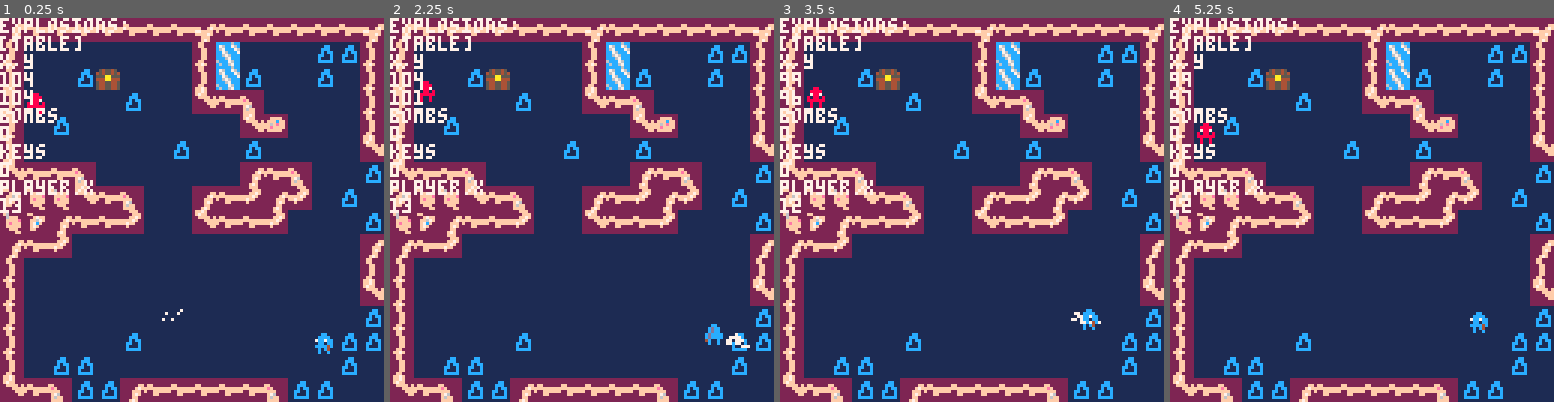
Above: before the commit, frames 1-4 (left to right).
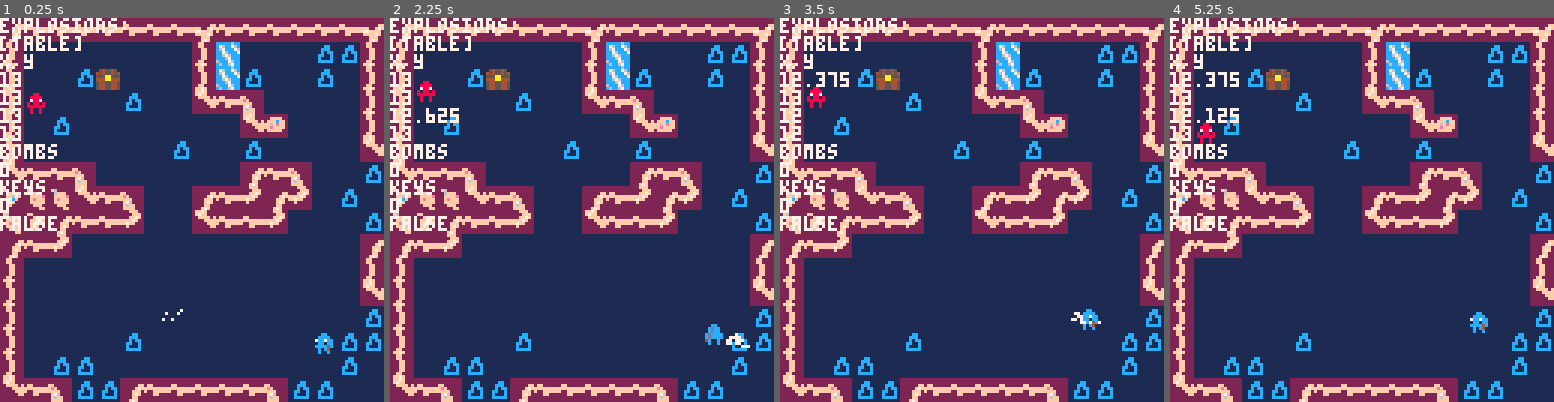
Above: after the commit, the same moments.

Repository: s-france/pico8GameS
Game: PICO-8 cartridge squid.p8
Same seed, same stepped clock (60 frames per second), same inputs: the game is played once before the commit and once after it.
Inputs:
- Up to frame 1 (0.25 s): no input
- Up to frame 2 (2.25 s): tap X (X key) at 0.33, 1.07, 1.85 s; tap O (Z key) at 0.7, 1.7, 2.1 s; hold Right 1.6-2.1 s; hold Up from 2.15 s (still down)
- Up to frame 3 (3.5 s): release Up at 2.42 s; hold Right 2.47-3.03 s; tap O (Z key) at 2.5, 2.9, 3.3 s; tap X (X key) at 2.97 s; hold Left from 3.08 s (still down)
- Up to frame 4 (5.25 s): release Left at 3.58 s; hold Down 3.63-3.97 s; tap O (Z key) every 0.4 s from 3.7 to 4.9 s; hold Right 4.02-4.68 s; tap X (X key) at 4.08, 5.2 s; hold Up 4.73-5.03 s; hold Left from 5.08 s (still down)

The runs differ from the first frame. In frame 1, 1.4% of the frame differs, in the area x 0-25%, y 14-56%; in frame 2, 1.4%; in frame 3, 1.6%; in frame 4, 1.6%.

Commit message:
Update squid.p8

Diff:
--- a/squid.p8
+++ b/squid.p8
@@ -68,14 +68,15 @@
 	print("explosions: ")
 	print(explosions)
 	print("x,y")
-	print(player.x)
-	print(player.y)
+	print(player.x/8)
+	print(ceil(player.x/8))
+	print(player.y/8)
+	print(ceil(player.y/8))
 	print("bombs")
 	print(player.bombs)
 	print("keys")
 	print(player.keys)
-	print("player.x")
-	print(flr(player.x/8))
+	print(player.openflag)
 
 end
 -->8
@@ -682,6 +683,9 @@
 	 end
 	end
 	foreach(cells,explode_tile)
+	del(explosion)
+	del(cells)
+	sfx(6)
 end
 
 function explode_tile(pair)
@@ -689,11 +693,11 @@
 		if fget(mget(pair.xcell,pair.ycell),5) then
 
 		else
-		 sfx(6)
 		 sfx(7)
 			mset(pair.xcell, pair.ycell,20)
 	 end
 	end
+	del(pair)
 end
 -->8
 -- enemy
@@ -706,21 +710,22 @@
 // although we may add in large
 // chests as well
 function openchest(face)
-	local xtemp = player.x/8
-	local ytemp = player.y/8
-	xyestimator(xtemp,ytemp)
+	local pair = {}
+ pair.x = player.x/8
+ pair.y = player.y/8
+	xyestimator(pair.x,pair.y)
 	local contentflag = false
  if face == 0 then
-  player.openflag = fget(mget((xtemp-1),(ytemp-1)), 5)
+  player.openflag = fget(mget((pair.x-1),(pair.y-1)), 5)
   if ( player.openflag == true) then
   	for i=1,4 do
-  		contentflag = fget(mget((xtemp-1),(ytemp-1)), i)
+  		contentflag = fget(mget((pair.x-1),(pair.y-1)), i)
   		if (contentflag == true and i == 1 ) then
   		 player.bombs += 5
-  			mset((xtemp-1),(ytemp-1),24)
+  			mset((pair.x-1),(pair.y-1),24)
   		elseif (contentflag == true and i== 2 ) then
   		 player.keys += 1
-  			mset((xtemp-1),(ytemp-1),24)
+  			mset((pair.x-1),(pair.y-1),24)
   		elseif (contentflag == true and i==3 ) then
   		// player.keys += 1
   		//	mset((player.x/8),(player.y/8-1),24)
@@ -731,16 +736,16 @@
   	end
   end
  elseif face == 1 then
-  player.openflag = fget(mget((xtemp),(ytemp-1)), 5)
+  player.openflag = fget(mget((pair.x),(pair.y-1)), 5)
   if ( player.openflag == true) then
   	for i=1,4 do
-  		contentflag = fget(mget((xtemp),(ytemp-1)), i)
+  		contentflag = fget(mget((pair.x),(pair.y-1)), i)
   		if (contentflag == true and i == 1 ) then
   		 player.bombs += 5
-  			mset((xtemp),(ytemp-1),24)
+  			mset((pair.x),(pair.y-1),24)
   		elseif (contentflag == true and i== 2 ) then
   		 player.keys += 1
-  			mset((xtemp),(ytemp-1),24)
+  			mset((pair.x),(pair.y-1),24)
   		elseif (contentflag == true and i==3 ) then
   		// player.keys += 1
   		//	mset((player.x/8),(player.y/8-1),24)
@@ -751,16 +756,16 @@
   	end
   end
  elseif face == 2 then
-  player.openflag = fget(mget((xtemp+1),(ytemp-1)), 5)
+  player.openflag = fget(mget((pair.x+1),(pair.y-1)), 5)
   if ( player.openflag == true) then
   	for i=1,4 do
-  		contentflag = fget(mget((xtemp+1),(ytemp-1)), i)
+  		contentflag = fget(mget((pair.x+1),(pair.y-1)), i)
   		if (contentflag == true and i == 1 ) then
   		 player.bombs += 5
-  			mset((xtemp+1),(ytemp-1),24)
+  			mset((pair.x+1),(pair.y-1),24)
   		elseif (contentflag == true and i== 2 ) then
   		 player.keys += 1
-  			mset((xtemp+1),(ytemp-1),24)
+  			mset((pair.x+1),(pair.y-1),24)
   		elseif (contentflag == true and i==3 ) then
   		// player.keys += 1
   		//	mset((player.x/8),(player.y/8-1),24)
@@ -771,16 +776,16 @@
   	end
   end
 	elseif face == 3 then
-	   player.openflag = fget(mget((xtemp-1),(ytemp)), 5)
+	   player.openflag = fget(mget((pair.x-1),(pair.y)), 5)
   if ( player.openflag == true) then
   	for i=1,4 do
-  		contentflag = fget(mget((xtemp-1),(ytemp)), i)
+  		contentflag = fget(mget((pair.x-1),(pair.y)), i)
   		  		if (contentflag == true and i == 1 ) then
   		 player.bombs += 5
-  			mset((xtemp-1),(ytemp),24)
+  			mset((pair.x-1),(pair.y),24)
   		elseif (contentflag == true and i== 2 ) then
   		 player.keys += 1
-  			mset((xtemp-1),(ytemp),24)
+  			mset((pair.x-1),(pair.y),24)
   		elseif (contentflag == true and i==3 ) then
   		// player.keys += 1
   		//	mset((player.x/8),(player.y/8-1),24)
@@ -791,16 +796,16 @@
   	end
   end
 	elseif face == 4 then
-	  player.openflag = fget(mget((xtemp+1),(ytemp)), 5)
+	  player.openflag = fget(mget((pair.x+1),(pair.y)), 5)
   if ( player.openflag == true) then
   	for i=1,4 do
-  		contentflag = fget(mget((xtemp+1),(ytemp)), i)
+  		contentflag = fget(mget((pair.x+1),(pair.y)), i)
   		if (contentflag == true and i == 1 ) then
   		 player.bombs += 5
-  			mset((xtemp+1),(ytemp),24)
+  			mset((pair.x+1),(pair.y),24)
   		elseif (contentflag == true and i== 2 ) then
   		 player.keys += 1
-  			mset((xtemp+1),(ytemp),24)
+  			mset((pair.x+1),(pair.y),24)
   		elseif (contentflag == true and i==3 ) then
   		// player.keys += 1
   		//	mset((player.x/8),(player.y/8-1),24)
@@ -811,16 +816,16 @@
   	end
   end
 	elseif face == 5 then
-	  player.openflag = fget(mget((xtemp-1),(ytemp+1)), 5)
+	  player.openflag = fget(mget((pair.x-1),(pair.y+1)), 5)
   if ( player.openflag == true) then
   	for i=1,4 do
-  		contentflag = fget(mget((xtemp-1),(ytemp+1)), i)
+  		contentflag = fget(mget((pair.x-1),(pair.y+1)), i)
   		if (contentflag == true and i == 1 ) then
   		 player.bombs += 5
-  			mset((xtemp-1),(ytemp+1),24)
+  			mset((pair.x-1),(pair.y+1),24)
   		elseif (contentflag == true and i== 2 ) then
   		 player.keys += 1
-  			mset((xtemp-1),(ytemp+1),24)
+  			mset((pair.x-1),(pair.y+1),24)
   		elseif (contentflag == true and i==3 ) then
   		// player.keys += 1
   		//	mset((player.x/8),(player.y/8-1),24)
@@ -831,16 +836,16 @@
   	end
   end
 	elseif face == 6 then
-	  player.openflag = fget(mget((xtemp),(ytemp+1)), 5)
+	  player.openflag = fget(mget((pair.x),(pair.y+1)), 5)
   if ( player.openflag == true) then
   	for i=1,4 do
-  		contentflag = fget(mget((xtemp),(ytemp+1)), i)
+  		contentflag = fget(mget((pair.x),(pair.y+1)), i)
   		if (contentflag == true and i == 1 ) then
   		 player.bombs += 5
-  			mset((xtemp),(ytemp+1),24)
+  			mset((pair.x),(pair.y+1),24)
   		elseif (contentflag == true and i== 2 ) then
   		 player.keys += 1
-  			mset((xtemp),(ytemp+1),24)
+  			mset((pair.x),(pair.y+1),24)
   		elseif (contentflag == true and i==3 ) then
   		// player.keys += 1
   		//	mset((player.x/8),(player.y/8-1),24)
@@ -851,16 +856,16 @@
   	end
   end
 	else
-		player.openflag = fget(mget((xtemp+1),(ytemp+1)), 5)
+		player.openflag = fget(mget((pair.x+1),(pair.y+1)), 5)
   if ( player.openflag == true) then
   	for i=1,4 do
-  		contentflag = fget(mget((xtemp+1),(ytemp+1)), i)
+  		contentflag = fget(mget((pair.x+1),(pair.y+1)), i)
   		if (contentflag == true and i == 1 ) then
   		 player.bombs += 5
-  			mset((xtemp+1),(ytemp+1),24)
+  			mset((pair.x+1),(pair.y+1),24)
   		elseif (contentflag == true and i== 2 ) then
   		 player.keys += 1
-  			mset((xtemp+1),(xtemp+1),24)
+  			mset((pair.x+1),(pair.y+1),24)
   		elseif (contentflag == true and i==3 ) then
   		// player.keys += 1
   		//	mset((player.x/8),(player.y/8-1),24)
@@ -934,15 +939,15 @@
 // shit/the explosion function
 
 function xyestimator(x,y)
- if (x - flr(x) > 0.5) then
+ if ((x - flr(x)) > 0.5) then
 		x = ceil(x)
 	else
 	 x = flr(x)
 	end
-	if (y - flr(y) > 0.5) then
-	 y = ceil(y)
+	if ((y - flr(y)) > 0.5) then
+	  y = ceil(y)
 	else
-	 y = flr(y)
+	  y = flr(y)
 	end
 end
 __gfx__
